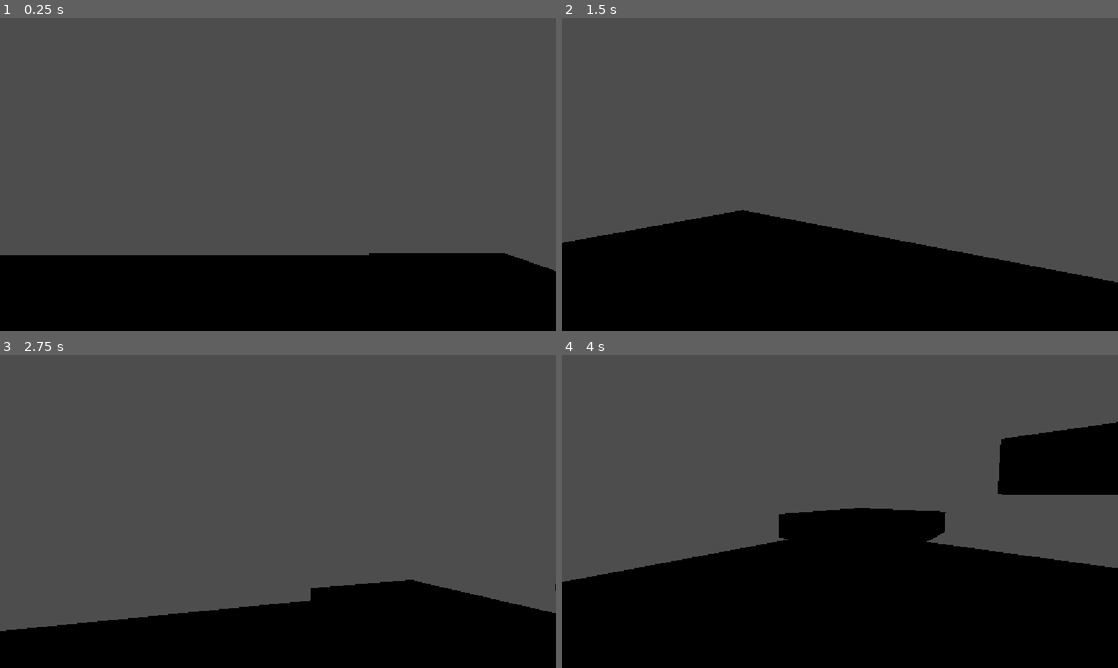
Above: before the commit, frames 1-4 (two rows, left to right).
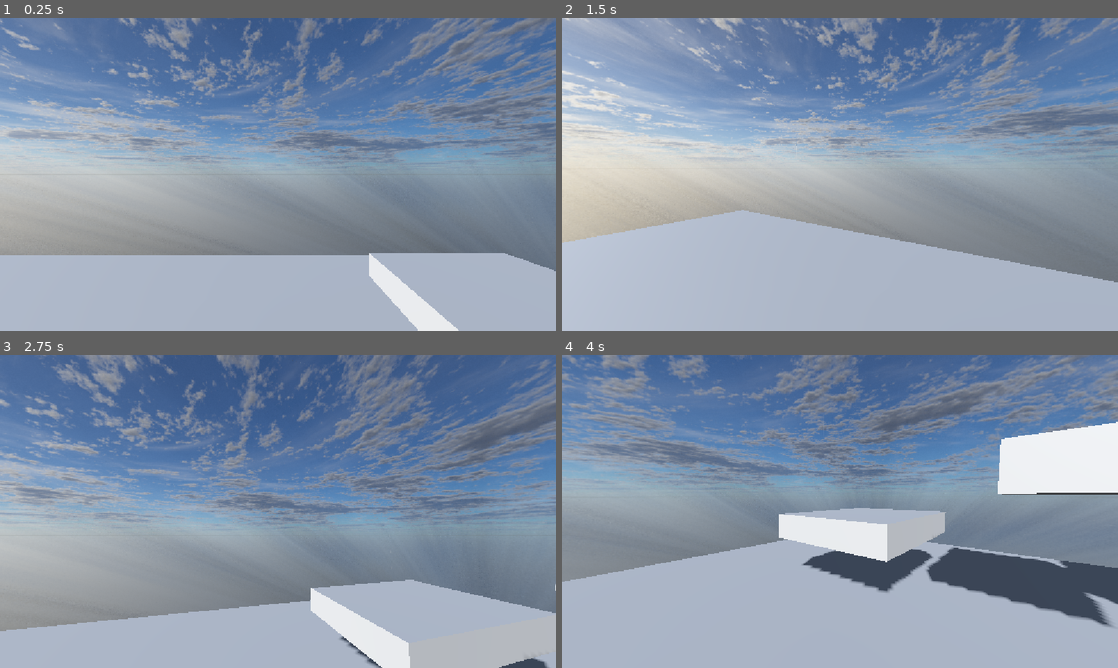
Above: after the commit, the same moments.

Repository: Wistful-Max/ICE-ICE-BABAY-GAME
Game: Godot game, scene res://scenes/Main.tscn
Same seed, same stepped clock (60 frames per second), same inputs: the game is played once before the commit and once after it.
Inputs (mouse positions are in pixels of both pictures, inside the frame that each line leads up to):
- Up to frame 1 (0.25 s): no input
- Up to frame 2 (1.5 s): tap Enter (ui_accept) at 0.5, 0.77 s; move the mouse to (867, 174) at 0.52 s; tap A (move_a) at 0.6 s; move the mouse to (812, 174) at 1.27 s; tap D (move_d) at 1.35 s
- Up to frame 3 (2.75 s): tap Enter (ui_accept) at 1.52, 2 s; move the mouse to (289, 505) at 2.02 s; tap S (move_s) at 2.1 s
- Up to frame 4 (4 s): move the mouse to (834, 517) at 2.77 s; tap W (move_w) at 2.85 s; tap Enter (ui_accept) at 3.02, 3.77 s; move the mouse to (878, 514) at 3.52 s; tap A (move_a) at 3.6 s

The runs differ from the first frame. In frame 1, 100% of the frame differs, in the area x 0-100%, y 0-100%; in frame 2, 100%; in frame 3, 100%; in frame 4, 100%.

Commit message:
Main: skybox + light

Diff:
--- a/scenes/Main.tscn
+++ b/scenes/Main.tscn
@@ -3,9 +3,39 @@
 [ext_resource type="Script" uid="uid://bcbr2q1hfcp0v" path="res://scripts/main.gd" id="1_0bbpv"]
 [ext_resource type="PackedScene" uid="uid://b07atoobk1d5r" path="res://scenes/platformer.tscn" id="1_elqb8"]
 [ext_resource type="PackedScene" uid="uid://bwek7m2h1tqlh" path="res://scenes/Player.tscn" id="2_rvslj"]
+[ext_resource type="Shader" uid="uid://c713ad21an5sx" path="res://shaders/skybox.gdshader" id="4_lhr70"]
+[ext_resource type="Texture2D" uid="uid://hymjibj854sw" path="res://textures/skybox/skybox_back.bmp" id="5_wp0k4"]
+[ext_resource type="Texture2D" uid="uid://cjiryeg5xp3ru" path="res://textures/skybox/skybox_down.bmp" id="6_bjd11"]
+[ext_resource type="Texture2D" uid="uid://b31f8wlfrsmc6" path="res://textures/skybox/skybox_front.bmp" id="7_qmy6f"]
+[ext_resource type="Texture2D" uid="uid://c1xrcakf5lml3" path="res://textures/skybox/skybox_up.bmp" id="8_lhr70"]
+[ext_resource type="Texture2D" uid="uid://ooleu4eprupu" path="res://textures/skybox/skybox_right.bmp" id="8_mwfav"]
+[ext_resource type="Texture2D" uid="uid://bo3brhseq8l1v" path="res://textures/skybox/skybox_left.bmp" id="9_3p2gp"]
+
+[sub_resource type="ShaderMaterial" id="ShaderMaterial_rarhs"]
+shader = ExtResource("4_lhr70")
+shader_parameter/front = ExtResource("7_qmy6f")
+shader_parameter/back = ExtResource("5_wp0k4")
+shader_parameter/left = ExtResource("9_3p2gp")
+shader_parameter/right = ExtResource("8_mwfav")
+shader_parameter/top = ExtResource("8_lhr70")
+shader_parameter/bottom = ExtResource("6_bjd11")
+
+[sub_resource type="Sky" id="Sky_0bbpv"]
+sky_material = SubResource("ShaderMaterial_rarhs")
+
+[sub_resource type="Environment" id="Environment_npsrk"]
+background_mode = 2
+sky = SubResource("Sky_0bbpv")
 
 [node name="Main" type="Node" unique_id=752661096]
 script = ExtResource("1_0bbpv")
+
+[node name="WorldEnvironment" type="WorldEnvironment" parent="." unique_id=492953591]
+environment = SubResource("Environment_npsrk")
+
+[node name="DirectionalLight3D" type="DirectionalLight3D" parent="." unique_id=1847660492]
+transform = Transform3D(-0.44147077, -0.51414144, -0.7353654, 0.033270862, -0.82836974, 0.5591929, -0.8966586, 0.22240108, 0.38280696, 0, 0, 0)
+shadow_enabled = true
 
 [node name="platformer" parent="." unique_id=819731909 instance=ExtResource("1_elqb8")]
 
--- /dev/null
+++ b/shaders/skybox.gdshader
@@ -0,0 +1,34 @@
+shader_type sky;
+
+uniform sampler2D front : source_color, filter_linear;
+uniform sampler2D back : source_color, filter_linear;
+uniform sampler2D left : source_color, filter_linear;
+uniform sampler2D right : source_color, filter_linear;
+uniform sampler2D top : source_color, filter_linear;
+uniform sampler2D bottom : source_color, filter_linear;
+
+void sky() {
+	COLOR = EYEDIR;
+	vec3 absvec = abs(EYEDIR);
+	float ma = max(max(absvec.x, absvec.y), absvec.z);
+	vec3 dir = EYEDIR / (ma + 0.0001);
+
+	if (EYEDIR.x >= ma) {
+		COLOR = texture(left, dir.zy * vec2(-0.5, -0.5) - 0.5).rgb;
+	}
+	if (EYEDIR.x <= -ma) {
+		COLOR = texture(right, dir.zy * vec2(0.5, -0.5) - 0.5).rgb;
+	}
+	if (EYEDIR.z >= ma) {
+		COLOR = texture(front, dir.xy * vec2(0.5, -0.5) - 0.5).rgb;
+	}
+	if (EYEDIR.z <= -ma) {
+		COLOR = texture(back, dir.xy * vec2(-0.5, -0.5) - 0.5).rgb;
+	}
+	if (EYEDIR.y >= ma) {
+		COLOR = texture(top, dir.xz * vec2(-0.5, -0.5) + 0.5).rgb;
+	}
+	if (EYEDIR.y <= -ma) {
+		COLOR = texture(bottom, dir.xz * vec2(-0.5, 0.5) + 0.5).rgb;
+	}
+}
Not shown, added: shaders/skybox.gdshader.uid
Binary file added: textures/skybox/skybox_back.bmp
Not shown, added: textures/skybox/skybox_back.bmp.import
Binary file added: textures/skybox/skybox_down.bmp
Not shown, added: textures/skybox/skybox_down.bmp.import
Binary file added: textures/skybox/skybox_front.bmp
Not shown, added: textures/skybox/skybox_front.bmp.import
Binary file added: textures/skybox/skybox_left.bmp
Not shown, added: textures/skybox/skybox_left.bmp.import
Binary file added: textures/skybox/skybox_right.bmp
Not shown, added: textures/skybox/skybox_right.bmp.import
Binary file added: textures/skybox/skybox_up.bmp
(and 1 more such lines)
